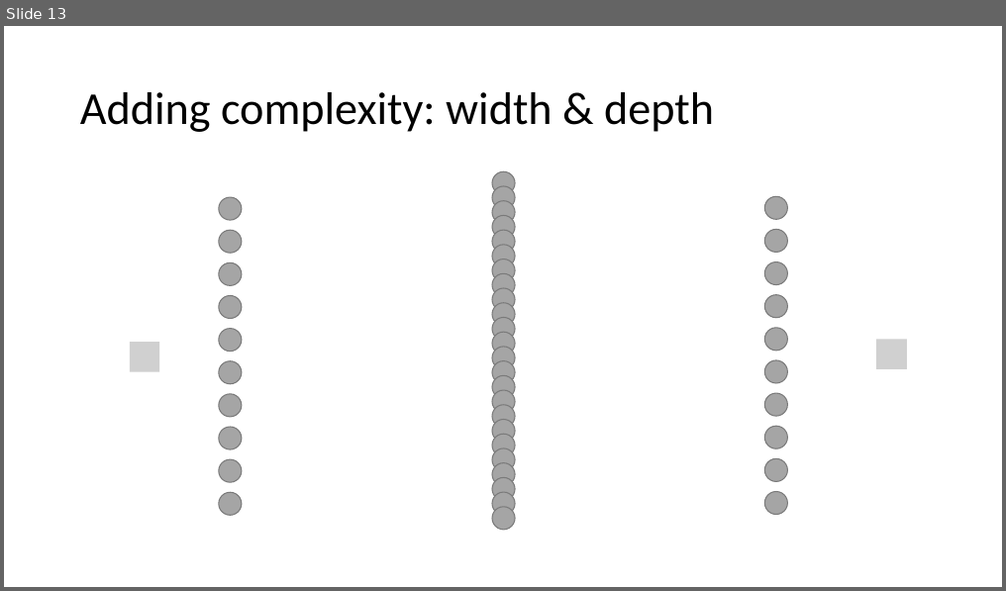
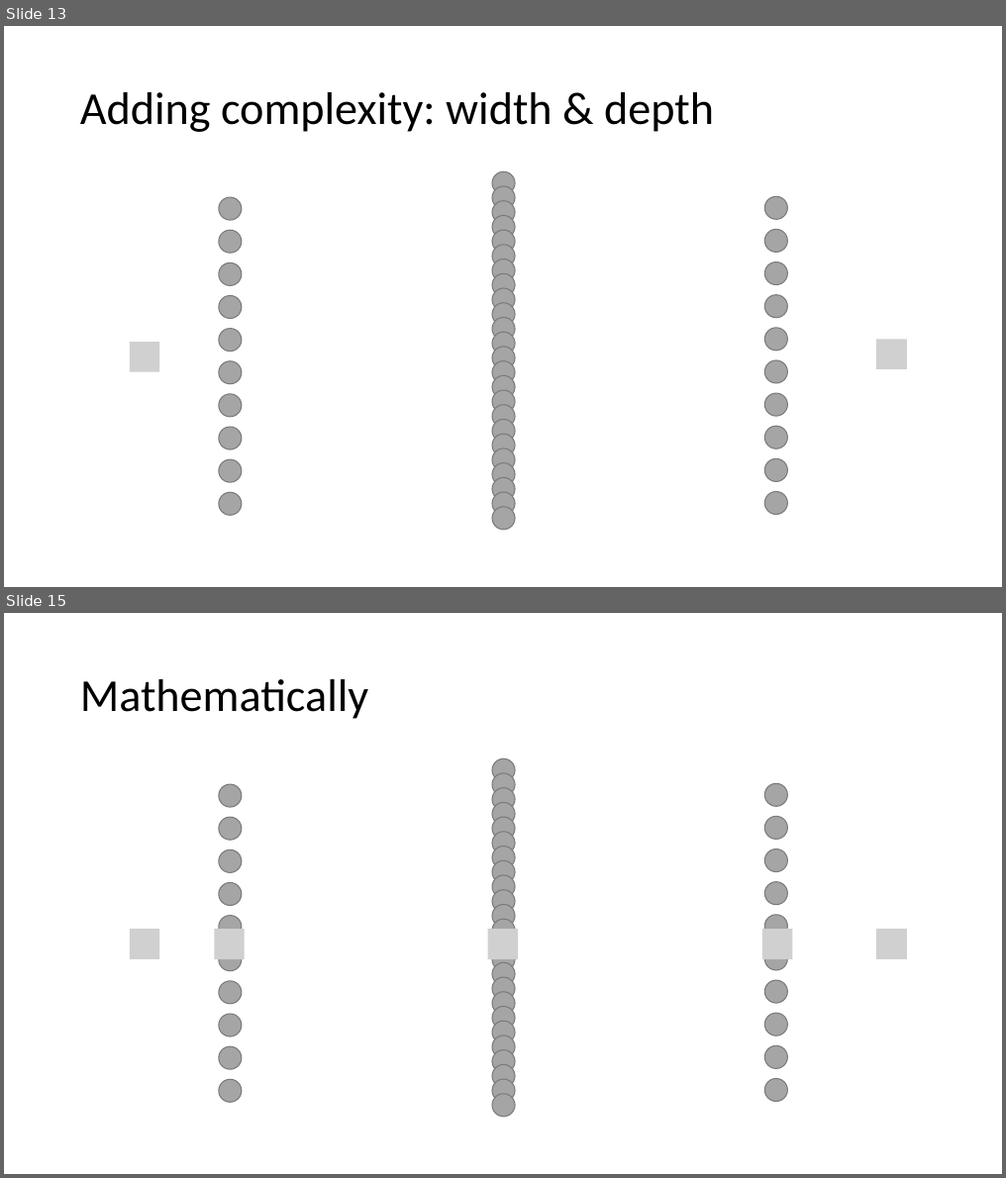
Before and after one commit to MICS-Lab/DeepLearningCourse, a slide deck: Cours1.pptx. Shown one above the other, each under a label of ours: slide 13 before the commit, slides 13 and 15 after it; the slides between them are not shown. The pictures are 1006x591 and 1006x1178 pixels, drawn with LibreOffice and Linux fonts; fonts in the diff are those of the drawing; grey boxes stand for pictures. Boxes give left, top, right and bottom in pixels: in the first picture for what was removed or moved away, otherwise in the second. Text is boxed around its words. In the diff, an @@ line names an element or a change of style, - is before the commit and + after.

```diff
--- a/Cours1.pptx
+++ b/Cours1.pptx
@@ slide 15 added at <box>4,613,1002,1174</box>, background #FFFFFF @@
@@ title added at <box>80,679,368,719</box>, 44 pt, text #000000 @@
+Mathematically
@@ picture added at <box>130,929,159,959</box> @@
@@ picture added at <box>214,929,245,959</box> @@
@@ picture added at <box>488,929,519,959</box> @@
@@ picture added at <box>762,929,792,959</box> @@
@@ picture added at <box>877,929,908,959</box> @@
@@ group added at <box>219,784,242,1103</box>: 10 ellipses @@
@@ group added at <box>764,783,788,1102</box>: 10 ellipses @@
@@ group added at <box>492,759,515,1118</box>: 23 ellipses @@
```
Also in this commit, not shown: 2 other slides added.
